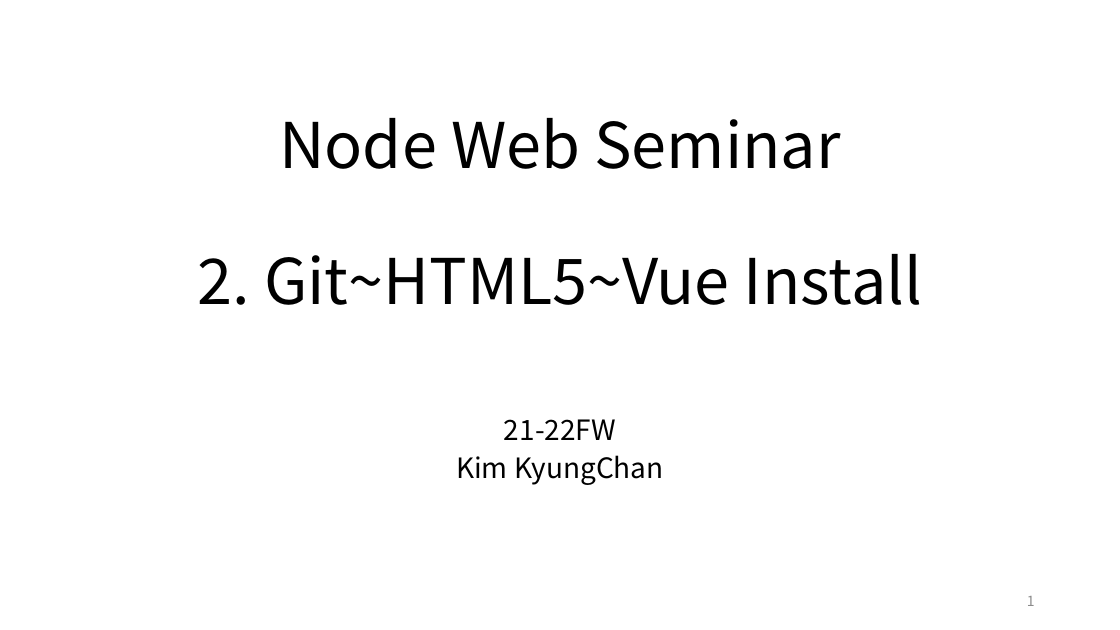
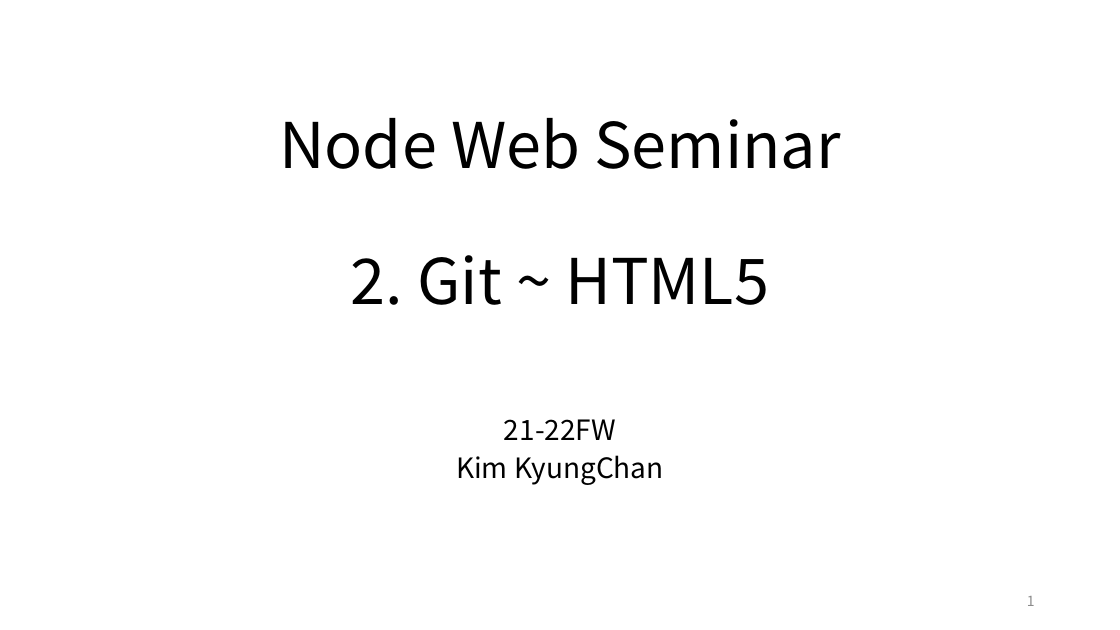
Before and after one commit to kyungchan/APPSEC-2021Winter-Seminar, a slide deck: slide 1 of 2-git/2.git.pptx. Drawn at 1120x630 pixels with LibreOffice and Linux fonts; fonts in the diff are those of the drawing. Boxes give left, top, right and bottom in pixels: in the first picture for what was removed or moved away, otherwise in the second. Text is boxed around its words. In the diff, an @@ line names an element or a change of style, - is before the commit and + after.

```diff
--- a/2-git/2.git.pptx
+++ b/2-git/2.git.pptx
@@ title at (279, 118, 840, 305): text changed @@
-Node Web Seminar
-2. Git~HTML5~Vue Install
+Node Web Seminar
+2. Git ~ HTML5
```
Also in this commit, not shown: 1 other slide changed.
